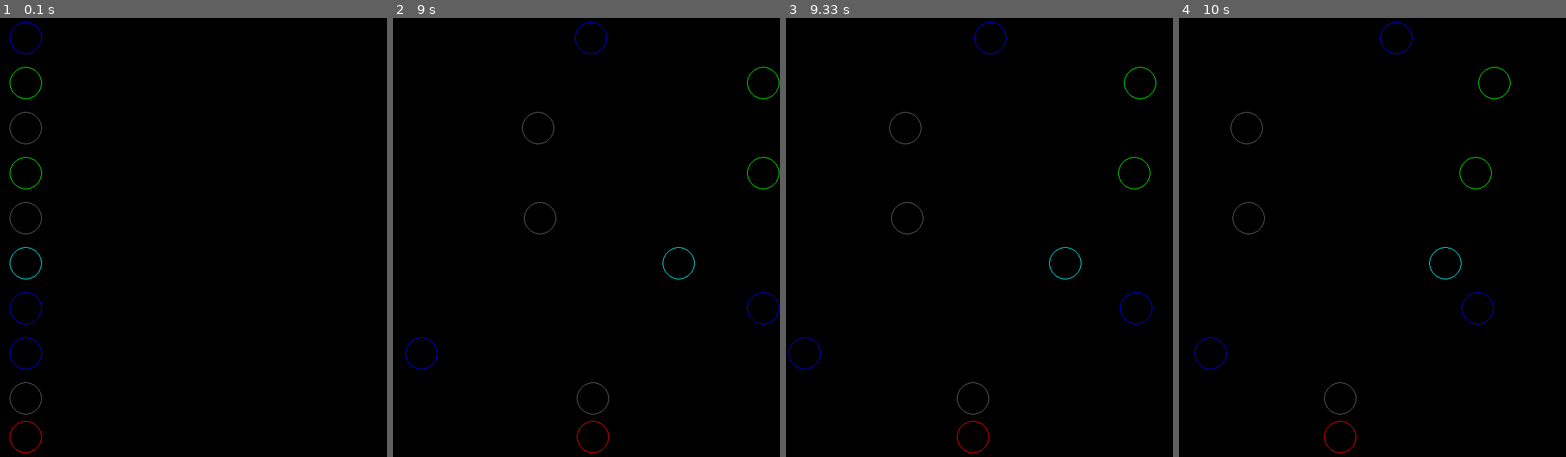
Above: before the commit, frames 1-4 (left to right).
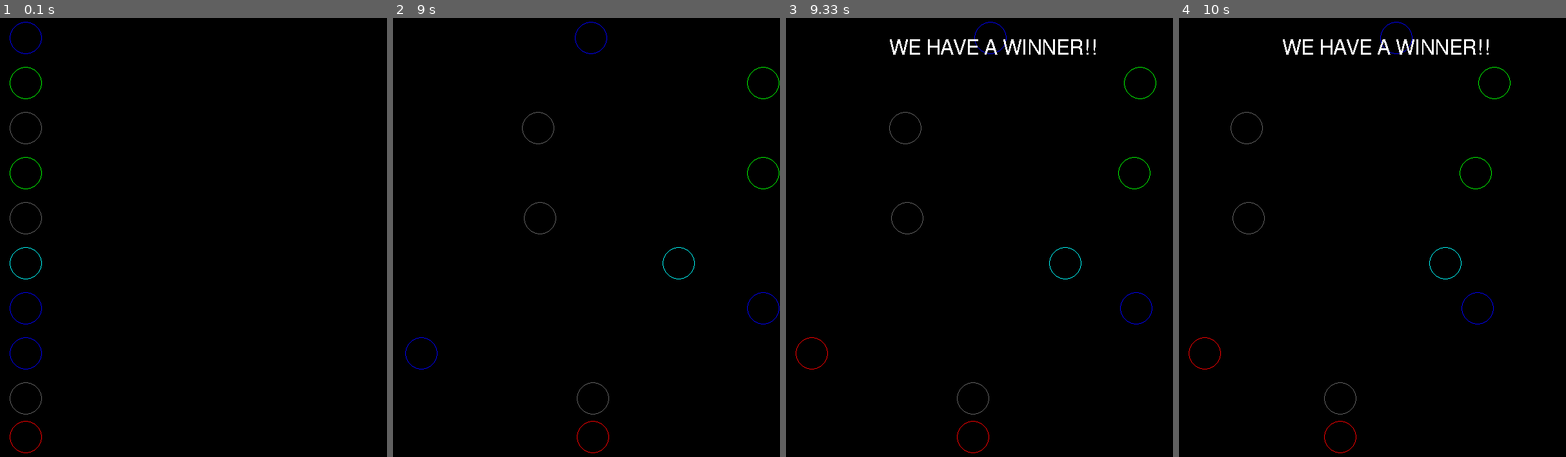
Above: after the commit, the same moments.

Repository: nayelipleskac/object_oriented_code
Game: pygame game, started from pygame_classes.py
The game is run twice, just before and just after one commit, with the same random seed, the same clock (stepped at 60 frames per second) and the same inputs.
Inputs:
- Up to frame 1 (0.1 s): no input
- Up to frame 2 (9 s): no input
- Up to frame 3 (9.33 s): no input
- Up to frame 4 (10 s): no input

Frames 1-2 are identical in both runs. In frame 3, 0.7% of the frame differs, in the area x 0-80%, y 4-81%; in frame 4, 0.7%, in the area x 2-80%, y 4-81%.

Commit message:
placement

Diff:
--- a/pygame_classes.py
+++ b/pygame_classes.py
@@ -164,29 +164,57 @@
         self.xMotion = random.randint(1,4)
         self.color = random.choice(colors)
         self.lap_count = 0
-        self.finishers = 0
+        # self.finishers = 0
+        # self.finisherList = []
+        self.placement_count = 0
     def draw_shapes(self):
+        if self.lap_count == 1:
+            if self.placement_count == 1:
+                self.color = red
+                self.x = 40
+            if self.placement_count == 2:
+                self.color = blue
+                self.x = 40
+            if self.placement_count == 3:
+                self.color = green
+                self.x = 40
+
         pygame.draw.circle(screen, self.color, (self.x, self.y), 25, 1)
+
+
     def move_shapes(self):
         self.x += self.xMotion
         if self.x+25 >= 600:
             self.xMotion = -random.randint(1,4)
         if self.x-25 <= 0:
             self.xMotion = random.randint(1,4)
-        if self.x-25 == 0:
-            self.lap_count+=1
-        if self.lap_count == 2:
-            self.finishers+=1
+
+        if self.lap_count == 1:
+
             showtext('WE HAVE A WINNER!!', 160, 40, white)
-            if self.finishers == 1:
-                self.x = 40
-                self.color = red
-            if self.finishers == 2:
-                self.x = 40
-                self.color = blue
-            if self.finishers == 3:
-                self.x = 40
-                self.color = green
+
+
+            # if self.x-25 == 0:
+            #     self.finishers+=1
+            #     if self.y == 40:
+            #         self.finisherList.append(circle1)
+            #     elif self.y == 110:
+            #         self.finisherList.append(circle2)
+            #     else:
+            #         self.finisherList.append(circle3)
+
+                # self.finisherList[1].color = blue
+
+
+            # if self.finishers == 1:
+            #     self.x = 40
+            #     self.color = red
+            # if each.finishers == 2:
+            #     each.x = 40
+            #     each.color = blue
+            # if each.finishers == 3:
+            #     each.x = 40
+            #     each.color = green
 
 
 circle1 = circle(40)
@@ -201,6 +229,7 @@
 circle10 = circle(660)
 
 all = [circle1, circle2, circle3, circle4, circle5, circle6, circle7, circle8, circle9, circle10]
+some = [circle1, circle2, circle3]
 
 
 while True:
@@ -211,21 +240,20 @@
     for each in all:
         each.draw_shapes()
         each.move_shapes()
-        print(each.lap_count)
-
-        # print(each.lap_count)
-
-        # if each.lap_count >= 1:
-        #     print('woo hoo!')
-        # if each.lap_count == 5:
-        #     each.x = 40
-
-    #     ##starting with the space bar
 
     for event in pygame.event.get():
         if event.type == QUIT:
                 pygame.quit()
                 exit()
+    for each in all:
+        if each.x-25 == 0:
+            each.lap_count+=1
+            each.placement_count+=1
+            print(each.placement_count)
+            if each.placement_count != 0:
+                #lock in?
+                each.placement_count = each.placement_count
+
         # elif event.type == KEYDOWN:
         #         if event.key == K_SPACE:
         #             for each in all:
